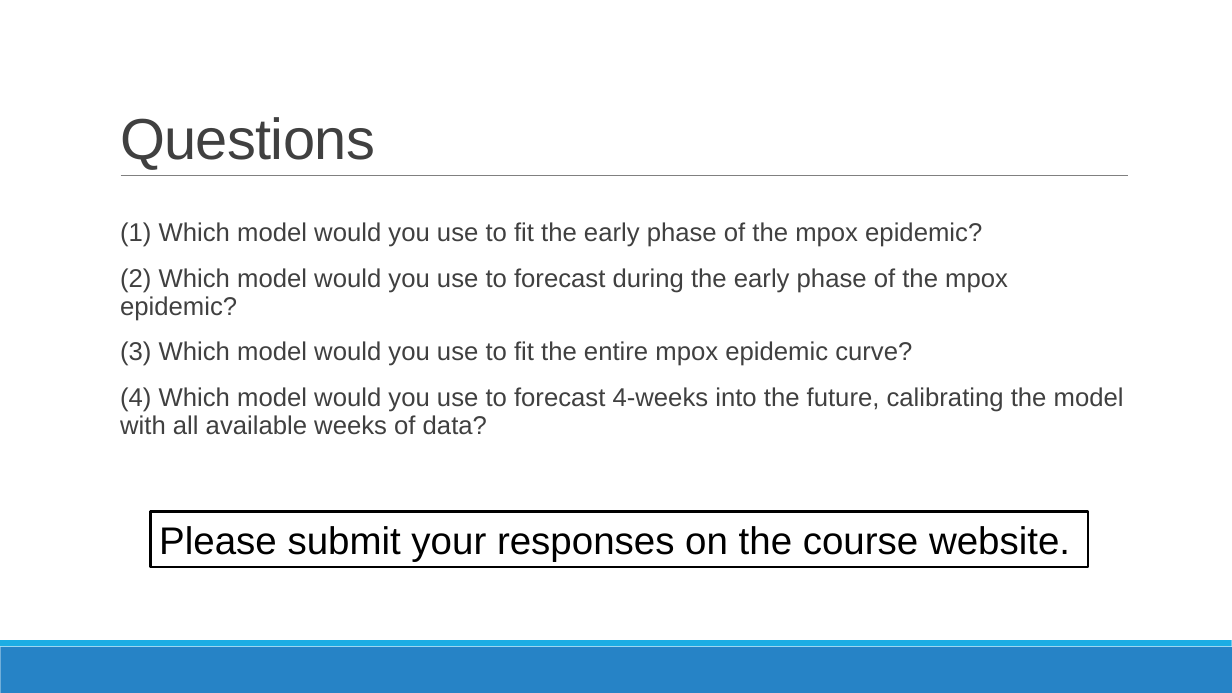
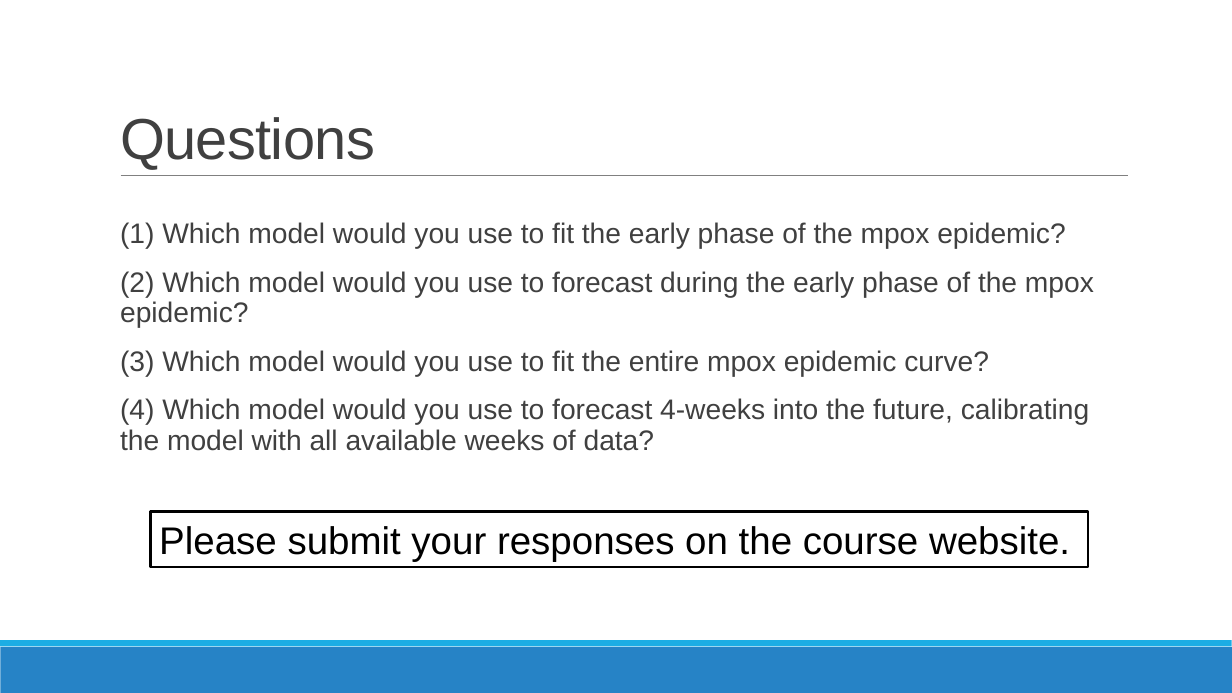
Before and after one commit to bleicham/bleicham.github.io, a slide deck: slide 10 of PPT Form/Day One - Practical Exercise.pptx. Drawn at 1232x693 pixels with LibreOffice and Linux fonts; fonts in the diff are those of the drawing. Boxes give left, top, right and bottom in pixels: in the first picture for what was removed or moved away, otherwise in the second. Text is boxed around its words. In the diff, an @@ line names an element or a change of style, - is before the commit and + after.

```diff
--- a/PPT Form/Day One - Practical Exercise.pptx
+++ b/PPT Form/Day One - Practical Exercise.pptx
@@ text "(1) Which model would you ..." at bbox=[120, 222, 1094, 451]: size 20 to 22 pt @@
```
Also in this commit, not shown: 4 other slides changed, 1 slide added, 1 slide removed, 12 other files.
